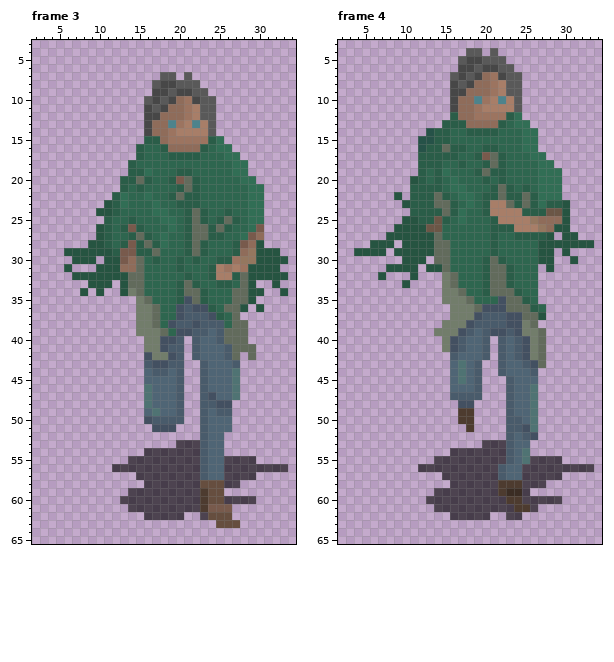
Pixel-art file, stored at Todo/Arte/Player/Running front.ase. The picture above was drawn from the file before the commit.
40x75 pixels, 6 frames. Colours within 5 levels of each other are drawn and written as one. Shown: frame 3: x 2..34, y 3..65; frame 4: x 2..34, y 3..65. The commit also changed other frames, which this record leaves out.
The same view after the edit:
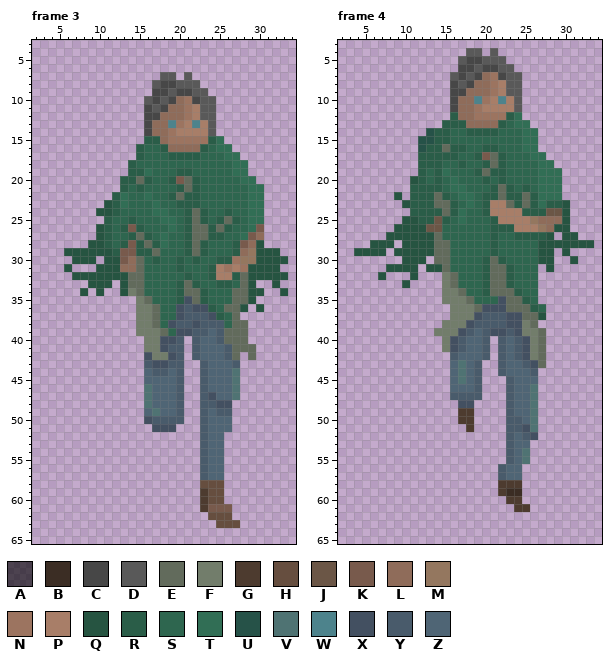
Palette (. is transparent): A #0000009b  B #3b2d24  C #474747  D #595959  E #626b5c  F #727d6b  G #4d3b2f  H #664e3f  J #6b5646  K #785a4c  L #8f6c5a  M #94775f  N #9c7460  P #a87e68  Q #265441  R #2a5d48  S #2e664f  T #316e55  U #265248  V #4f7373  W #4d838c  X #435061  Y #495b6b  Z #4f6575
The exact change:
layer "sombra" now hidden
Frame 3:
y 53: x 20..22 AAA -> ...
y 54: x 16..22 AAAAAAA -> .......
y 55: x 14..22 AAAAAAAAA -> .........; x 26..29 AAAA -> ....
y 56: x 12..22 AAAAAAAAAAA -> ...........; x 26..33 AAAAAAAA -> ........
y 57: x 15..22 AAAAAAAA -> ........; x 26..29 AAAA -> ....
y 58: x 16..22 AAAAAAA -> .......; x 26..27 AA -> ..
y 59: x 14..22 AAAAAAAAA -> .........
y 60: x 13..22 AAAAAAAAAA -> ..........; x 26..29 AAAA -> ....
y 61: x 14..22 AAAAAAAAA -> .........
y 62: x 16..20 AAAAA -> .....; x 23 A -> .
Frame 4:
y 53: x 20..22 AAA -> ...
y 54: x 16..22 AAAAAAA -> .......
y 55: x 14..22 AAAAAAAAA -> .........; x 26..29 AAAA -> ....
y 56: x 12..21 AAAAAAAAAA -> ..........; x 25..33 AAAAAAAAA -> .........
y 57: x 15..21 AAAAAAA -> .......; x 25..29 AAAAA -> .....
y 58: x 16..21 AAAAAA -> ......; x 25..27 AAA -> ...
y 59: x 14..21 AAAAAAAA -> ........; x 25 A -> .
y 60: x 13..22 AAAAAAAAAA -> ..........; x 25..29 AAAAA -> .....
y 61: x 14..23 AAAAAAAAAA -> ..........; x 26 A -> .
y 62: x 16..20 AAAAA -> .....; x 23..24 AA -> ..
Changed places in both pictures, as pixel boxes (x1, y1, x2, y2):
erased: (112, 440, 288, 520)
erased: (418, 440, 594, 520)
